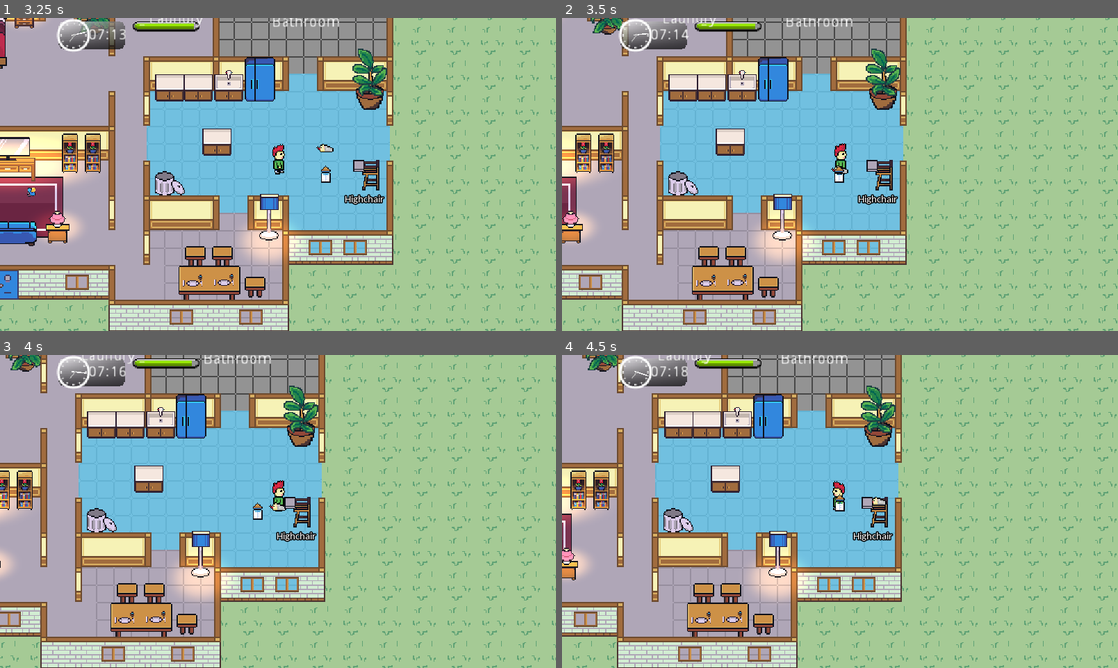
Above: before the commit, frames 1-4 (two rows, left to right).
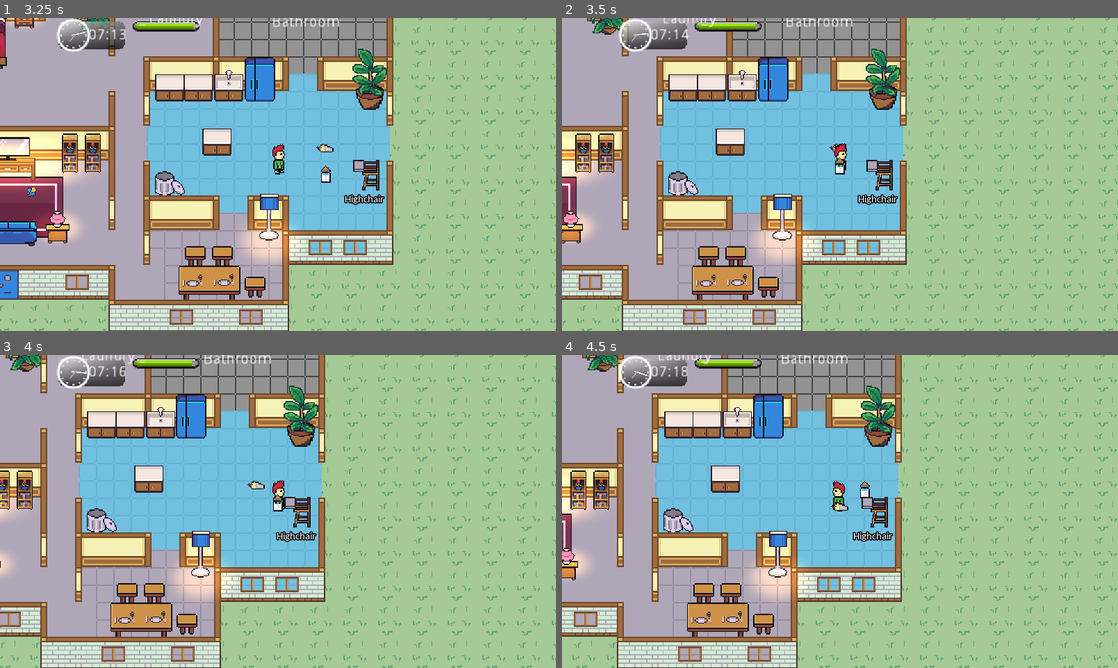
Above: after the commit, the same moments.

Repository: kevinms/godot-wild-jam-24
Game: Godot game, scene res://HouseV2.tscn
The game is run twice, just before and just after one commit, with the same random seed, the same clock (stepped at 60 frames per second) and the same inputs. The engine's default icon, where the game draws it, is replaced by a stand-in: a white triangle on a blue panel in a dark square. Sound files missing from this copy of the repository are replaced by a short silence.
Inputs:
- Up to frame 1 (3.25 s): tap Enter (ui_accept) at 0.5, 1.35, 1.52, 1.82, 2.85, 3.02 s; hold Enter (ui_accept) 0.53-1.28 s; hold Right (ui_right) 0.53-2.03 s; hold Left (ui_left) 2.03-2.78 s; hold Enter (ui_accept) 2.03-2.78 s; hold Right (ui_right) from 2.78 s (still down)
- Up to frame 2 (3.5 s): keep holding Right (ui_right); tap Enter (ui_accept) at 3.32 s
- Up to frame 3 (4 s): keep holding Right (ui_right); hold Enter (ui_accept) from 3.53 s (still down)
- Up to frame 4 (4.5 s): tap Escape (ui_cancel) at 4.15 s; release Right (ui_right) at 4.28 s; release Enter (ui_accept) at 4.28 s; hold Left (ui_left) from 4.28 s (still down); tap Enter (ui_accept) at 4.35 s

Frame 1 is identical in both runs. In frame 2, 0.2% of the frame differs, in the area x 48-52%, y 40-53%; in frame 3, 0.2%, in the area x 44-52%, y 40-53%; in frame 4, 0.2%.

Commit message:
Squashing more bugs.

Diff:
--- a/Interactions/FeedBabyMinigame/BottleArm.gd
+++ b/Interactions/FeedBabyMinigame/BottleArm.gd
@@ -10,7 +10,7 @@
 enum State {
 	POSITION, ATTACK, RETREAT, PAUSE
 }
-var state = State.POSITION
+var state = State.PAUSE
 
 func reset():
 	state = State.POSITION
--- a/Interactions/FeedBabyMinigame/FeedBabyMinigame.gd
+++ b/Interactions/FeedBabyMinigame/FeedBabyMinigame.gd
@@ -17,6 +17,7 @@
 	$JawAnimation.stop()
 	$ArmSwingTimer.stop()
 	$JawOpenTimer.stop()
+	$BottleArm.pause()
 	active = false
 
 func celebrate():
--- a/Interactions/FridgeMinigame/FridgeMinigame.gd
+++ b/Interactions/FridgeMinigame/FridgeMinigame.gd
@@ -22,6 +22,7 @@
 
 func start():
 	active = true
+	$Player.active = true
 	elapsed_time = 0
 	which_item = ""
 	game_over = false
@@ -40,6 +41,8 @@
 
 func stop():
 	active = false
+	$Player.active = false
+
 	for child in $Spawn.get_children():
 		child.queue_free()
 
--- a/Interactions/FridgeMinigame/Player.gd
+++ b/Interactions/FridgeMinigame/Player.gd
@@ -11,10 +11,15 @@
 onready var animationTree = $AnimationTree
 onready var animationState = animationTree.get("parameters/playback")
 
+var active = false
+
 var velocity = Vector2.ZERO
 var can_jump = true
 
 func _physics_process(delta):
+	if !active:
+		return
+
 	var dir = Vector2.ZERO
 	dir.x = Input.get_action_strength("ui_right") - Input.get_action_strength("ui_left")
 	dir = dir.normalized()
--- a/Player.gd
+++ b/Player.gd
@@ -132,7 +132,8 @@
 
 func object_stack_add(object):
 	if !objectsInFront.has(object):
-		objectsInFront.append(object)
+		#objectsInFront.append(object)
+		objectsInFront.push_front(object)
 
 func object_stack_del(object):
 	objectsInFront.erase(object)
Not shown: 11 places in Interactions/FeedBabyMinigame/FeedBabyMinigame.tscn that only renumber resources
